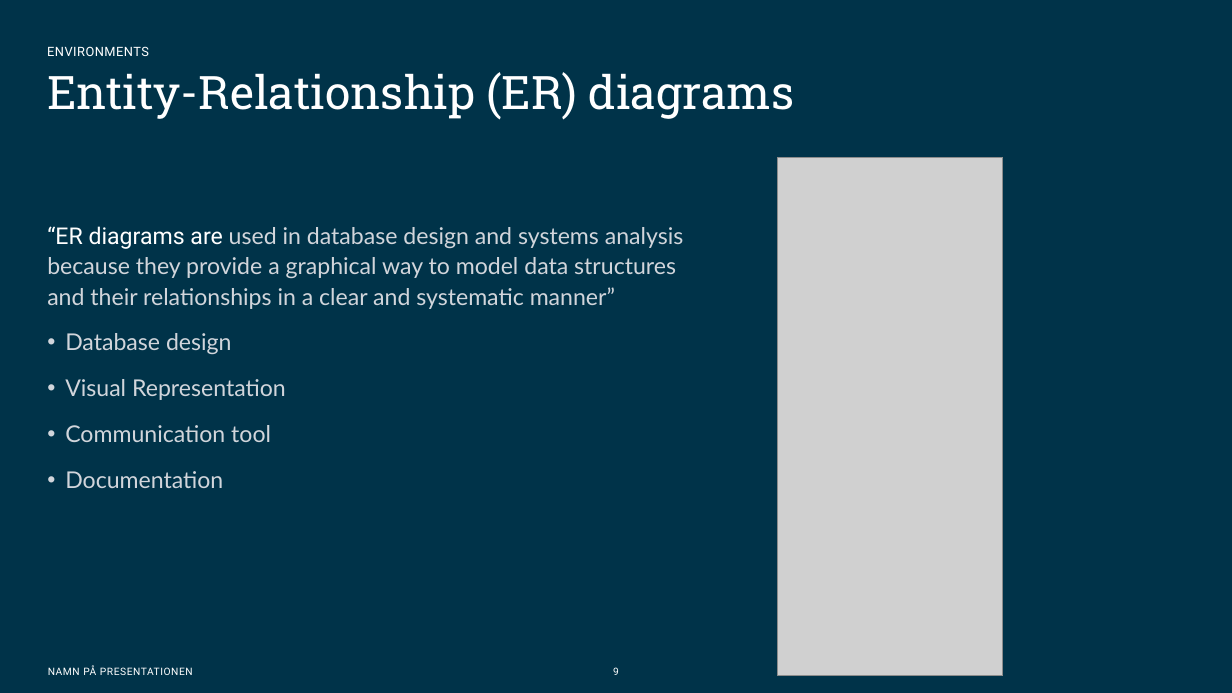
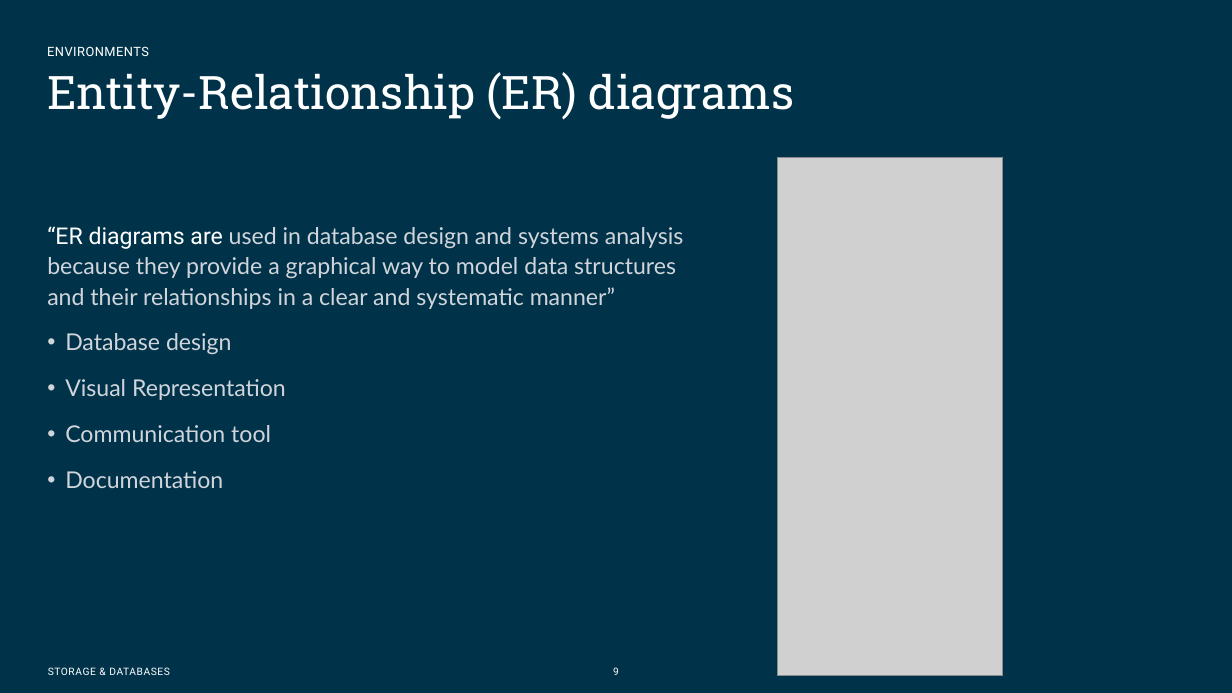
Before and after one commit to Omegapoint-Norge-Academy/storage-and-databases, a slide deck: slide 9 of Presentation material/Databases APP.pptx. Drawn at 1232x693 pixels with LibreOffice and Linux fonts; fonts in the diff are those of the drawing; grey boxes stand for pictures; background and template pictures are left out. Boxes give left, top, right and bottom in pixels: in the first picture for what was removed or moved away, otherwise in the second. Text is boxed around its words. In the diff, an @@ line names an element or a change of style, - is before the commit and + after.

```diff
--- a/Presentation material/Databases APP.pptx
+++ b/Presentation material/Databases APP.pptx
@@ text at (x1=48, y1=667, x2=169, y2=675): text changed @@
-NAMN PÅ PRESENTATIONEN
+STORAGE & DATABASES
```
Also in this commit, not shown: 8 other slides changed, 8 slides added.
